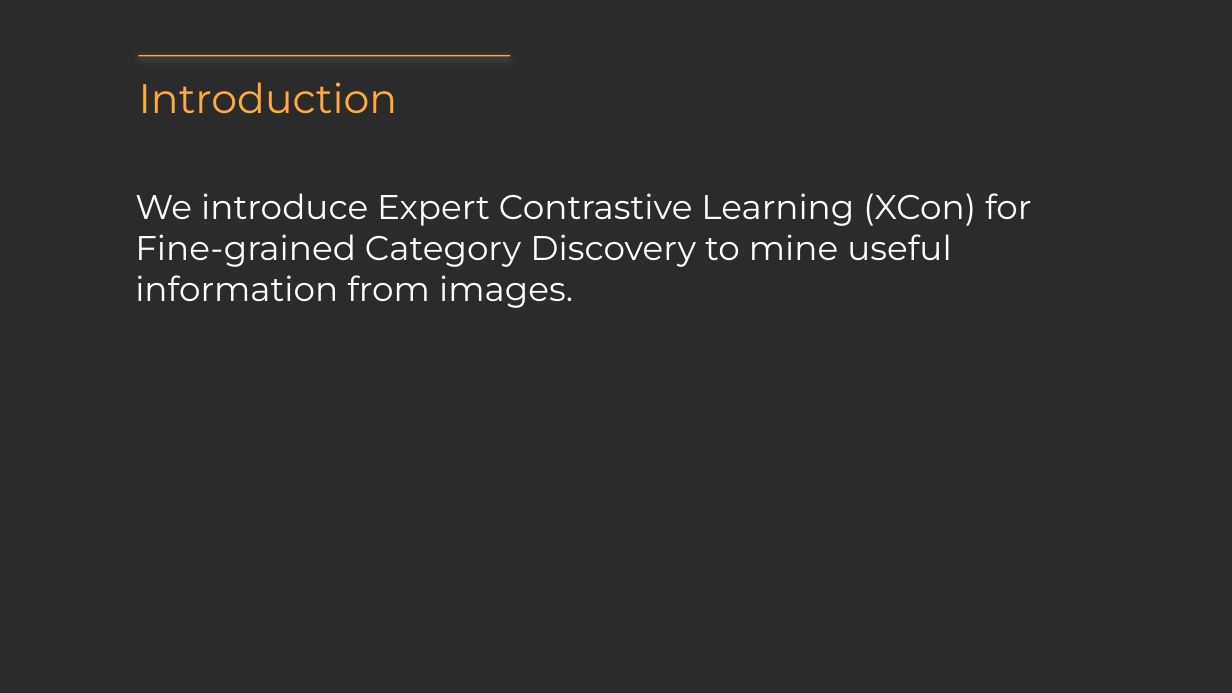
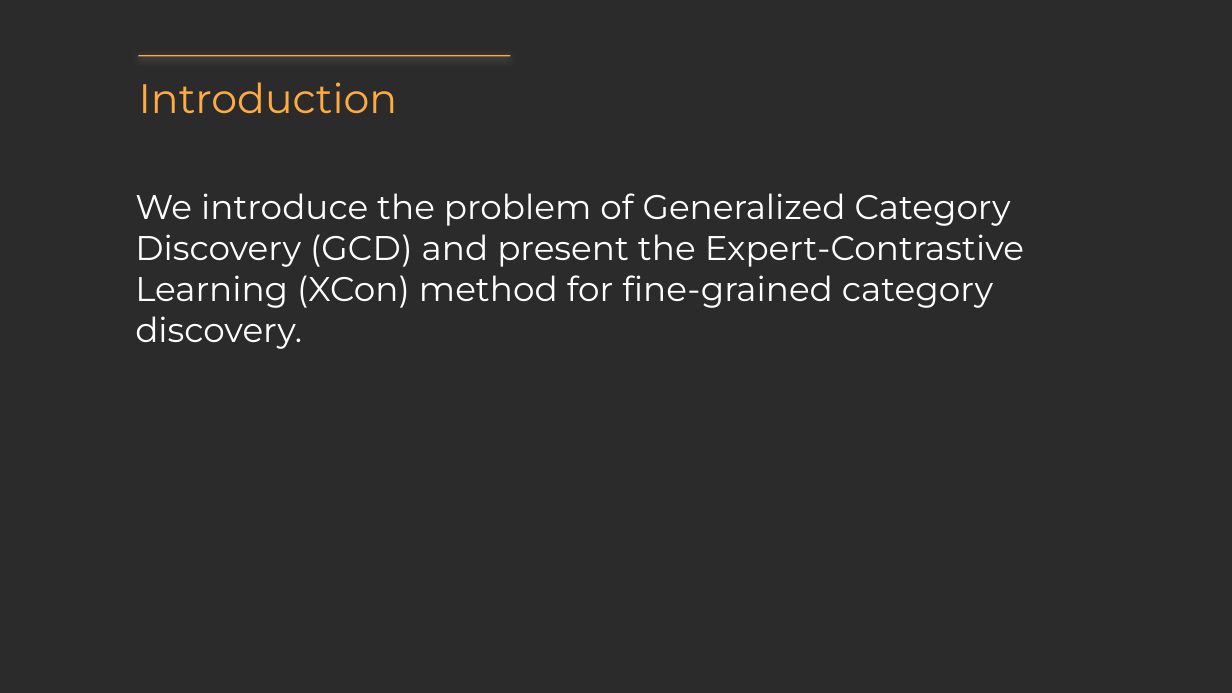
Before and after one commit to StephanieMussi/GRASPER, a slide deck: slide 2 of presentation.pptx. Drawn at 1232x693 pixels with LibreOffice and Linux fonts; fonts in the diff are those of the drawing; background and template pictures are left out; a plain dark background stands for a picture behind light text. Boxes give left, top, right and bottom in pixels: in the first picture for what was removed or moved away, otherwise in the second. Text is boxed around its words. In the diff, an @@ line names an element or a change of style, - is before the commit and + after.

```diff
--- a/presentation.pptx
+++ b/presentation.pptx
@@ text at box(135, 193, 1024, 349): text changed @@
-We introduce Expert Contrastive Learning (XCon) for Fine-grained Category Discovery to mine useful information from images.
+We introduce the problem of Generalized Category Discovery (GCD) and present the Expert-Contrastive Learning (XCon) method for fine-grained category discovery.
```
Also in this commit, not shown: 7 other slides changed, 1 slide added, 1 slide removed, 3 other files.
